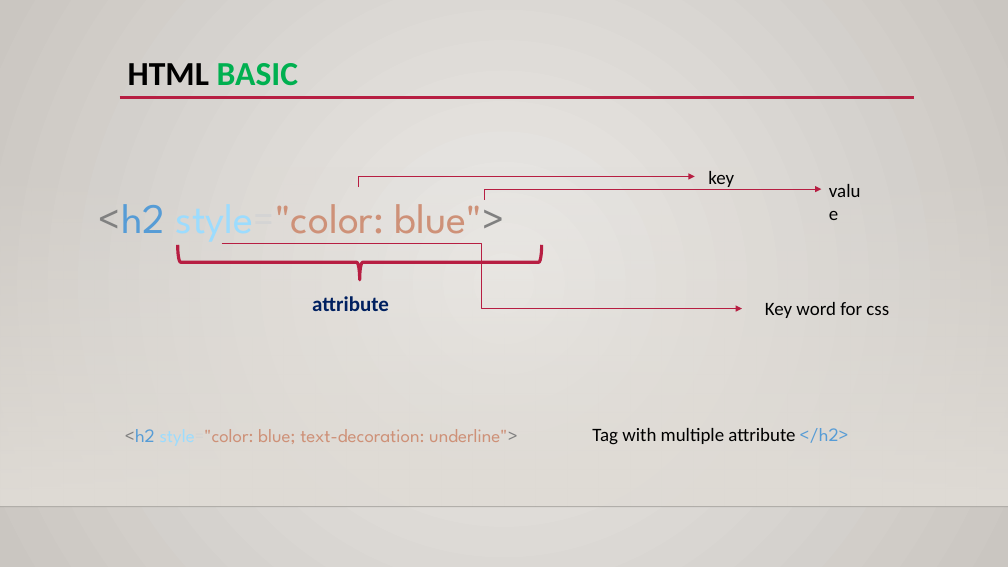
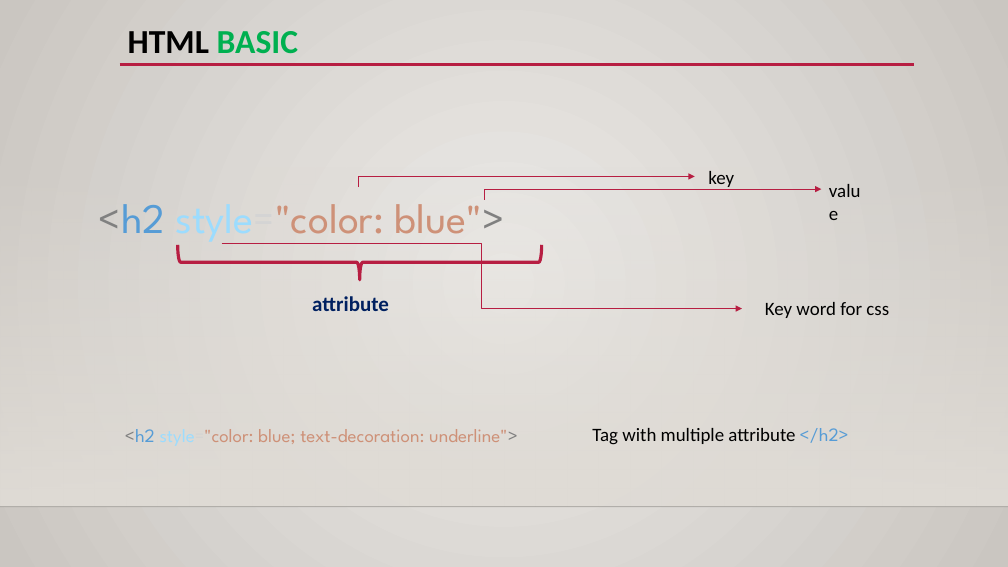
Before and after one commit to malikme3/ravens-test, a slide deck: slide 4 of Vikas-resume-01-25-12.pptx. Drawn at 1008x567 pixels with LibreOffice and Linux fonts; fonts in the diff are those of the drawing; background and template pictures are left out. Boxes give left, top, right and bottom in pixels: in the first picture for what was removed or moved away, otherwise in the second. Text is boxed around its words. In the diff, an @@ line names an element or a change of style, - is before the commit and + after.

```diff
--- a/Vikas-resume-01-25-12.pptx
+++ b/Vikas-resume-01-25-12.pptx
@@ title "HTML BASIC" moved from (x1=128, y1=63, x2=298, y2=86) to (x1=128, y1=31, x2=298, y2=54) @@
@@ line moved from (119, 98) - (914, 98) to (119, 65) - (914, 65) @@
```
Also in this commit, not shown: 12 other slides changed.
